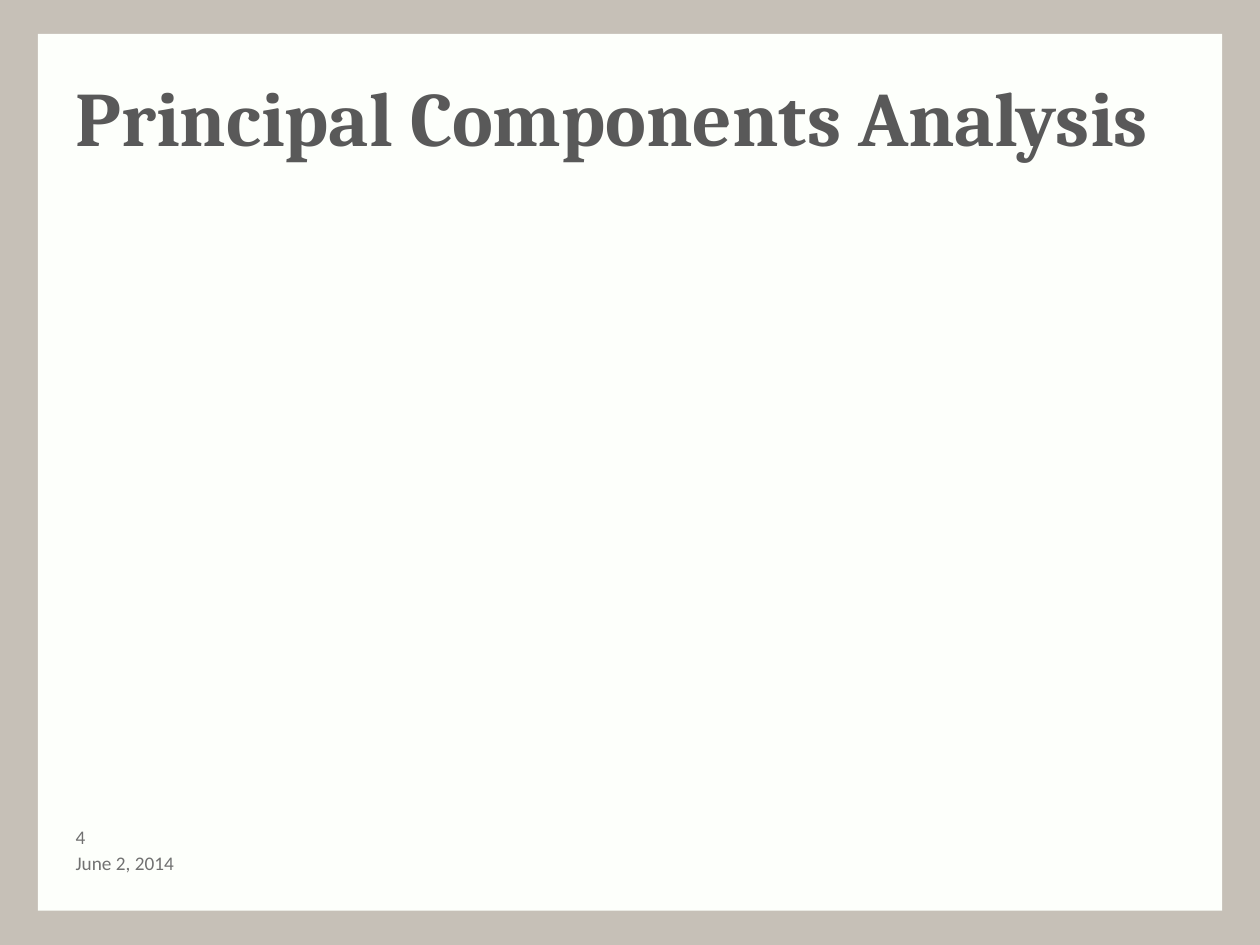
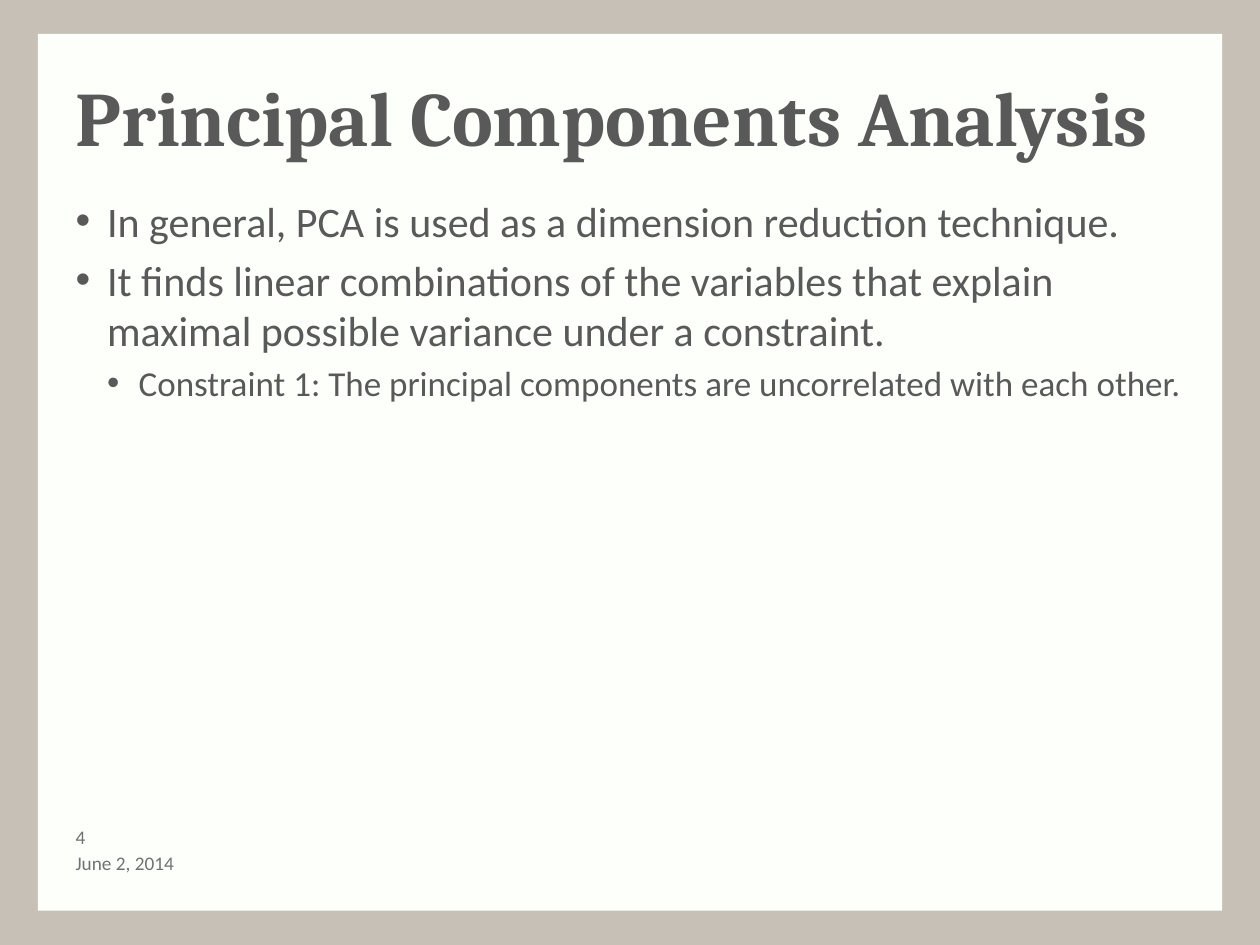
Before and after one commit to andy-olstad/POGSproj3, a slide deck: slide 4 of Project3_presentation.pptx. Drawn at 1260x945 pixels with LibreOffice and Linux fonts; fonts in the diff are those of the drawing; background and template pictures are left out. Boxes give left, top, right and bottom in pixels: in the first picture for what was removed or moved away, otherwise in the second. Text is boxed around its words. In the diff, an @@ line names an element or a change of style, - is before the commit and + after.

Commit message:
Tim added PCA

```diff
--- a/Project3_presentation.pptx
+++ b/Project3_presentation.pptx
@@ text added at (107, 208, 1181, 402), 24 pt, text #595959 @@
+• In general, PCA is used as a dimension reduction technique.
+• It finds linear combinations of the variables that explain maximal possible variance under a constraint.
+  • Constraint 1: The principal components are uncorrelated with each other.
```
